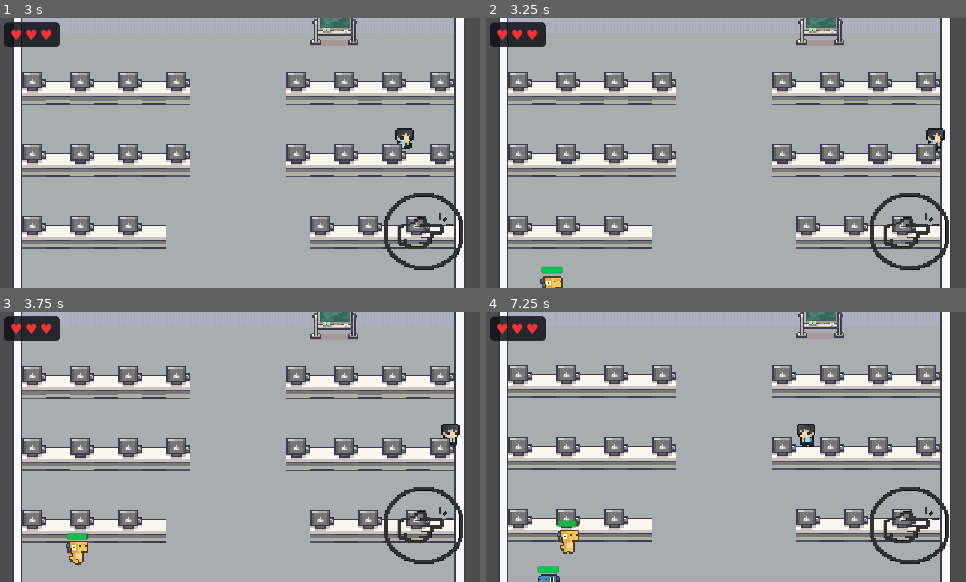
Above: before the commit, frames 1-4 (two rows, left to right).
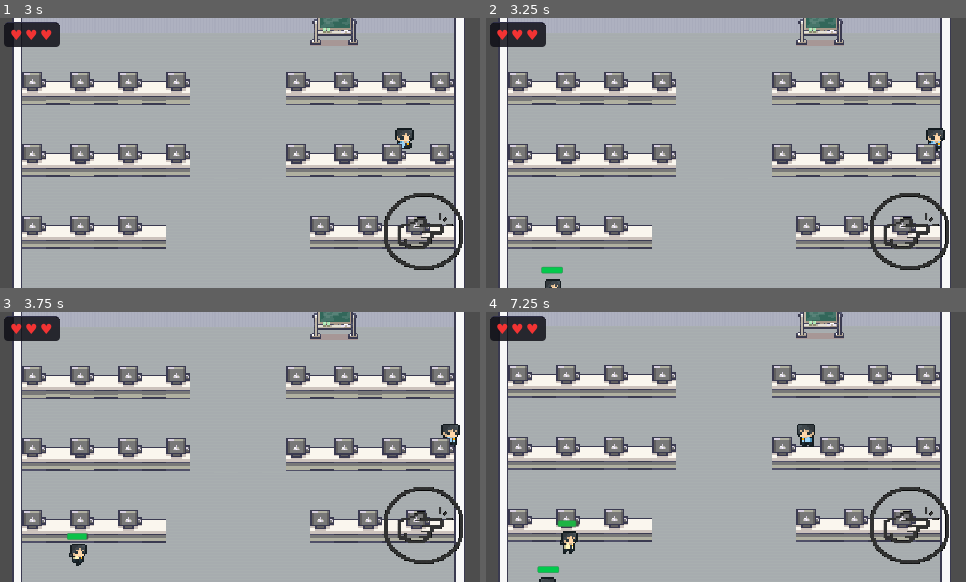
Above: after the commit, the same moments.

Repository: Raikosuu/Full-Tech-Panic_Public
Game: Godot game, scene res://scenes/main_menu.tscn
Two runs of this game, one before a commit and one after it. Both use one fixed random seed, a clock stepped at 60 frames per second and the inputs below.
Inputs (mouse positions are in pixels of both pictures, inside the frame that each line leads up to):
- Up to frame 1 (3 s): click "Play" at 0.5 s; tap Enter at 1.25 s; move the mouse to (345, 139) at 1.27 s; hold D (move_right) 1.28-2 s; hold E (interact) 1.28-2 s; click (345, 139) at 1.42 s; tap Space at 1.52 s; drag from (144, 166) to (33, 117) at 2.02 s; move the mouse to (288, 93) at 2.77 s; hold D (move_right) from 2.78 s (still down); tap Z at 2.85 s
- Up to frame 2 (3.25 s): keep holding D (move_right)
- Up to frame 3 (3.75 s): release D (move_right) at 3.5 s; drag from (216, 501) to (81, 411) at 3.52 s
- Up to frame 4 (7.25 s): move the mouse to (870, 487) at 4.27 s; hold A (move_left) 4.28-5 s; tap Enter at 4.35 s; tap Space at 4.52 s; drag from (582, 406) to (879, 411) at 5.02 s; move the mouse to (750, 447) at 5.77 s; hold S (move_down) 5.78-6.5 s; hold E (interact) 5.78-6.5 s; click (750, 447) at 5.92 s; drag from (654, 379) to (831, 409) at 6.52 s

Frame 1 is identical in both runs. In frame 2, 0.2% of the frame differs, in the area x 11-17%, y 95-100%; in frame 3, 0.3%; in frame 4, 0.4%, in the area x 10-20%, y 80-100%.

Commit message:
Imported new NPC sprites

Diff:
--- a/scenes/npc_1.tscn
+++ b/scenes/npc_1.tscn
@@ -1,56 +1,67 @@
 [gd_scene format=3 uid="uid://2ueng3iip43a"]
 
-[ext_resource type="Texture2D" uid="uid://ch3yjsway5b7f" path="res://assets/character/DinoSprites - tard.png" id="1_8dm1u"]
 [ext_resource type="Script" uid="uid://pwigievipai2" path="res://scripts/npc_1.gd" id="1_ttshn"]
+[ext_resource type="Texture2D" uid="uid://vyjw46n7ay0r" path="res://assets/character/NPC_2.png" id="2_rga5l"]
 [ext_resource type="PackedScene" uid="uid://cgu8yawlh8ece" path="res://scenes/patience_bar.tscn" id="3_rga5l"]
 
-[sub_resource type="AtlasTexture" id="AtlasTexture_8dm1u"]
-atlas = ExtResource("1_8dm1u")
+[sub_resource type="AtlasTexture" id="AtlasTexture_3w2wa"]
+atlas = ExtResource("2_rga5l")
 region = Rect2(0, 0, 24, 24)
 
-[sub_resource type="AtlasTexture" id="AtlasTexture_ttshn"]
-atlas = ExtResource("1_8dm1u")
+[sub_resource type="AtlasTexture" id="AtlasTexture_xr7qm"]
+atlas = ExtResource("2_rga5l")
 region = Rect2(24, 0, 24, 24)
 
-[sub_resource type="AtlasTexture" id="AtlasTexture_rga5l"]
-atlas = ExtResource("1_8dm1u")
+[sub_resource type="AtlasTexture" id="AtlasTexture_tr1an"]
+atlas = ExtResource("2_rga5l")
 region = Rect2(48, 0, 24, 24)
 
-[sub_resource type="AtlasTexture" id="AtlasTexture_3w2wa"]
-atlas = ExtResource("1_8dm1u")
+[sub_resource type="AtlasTexture" id="AtlasTexture_3nhbe"]
+atlas = ExtResource("2_rga5l")
+region = Rect2(72, 0, 24, 24)
+
+[sub_resource type="AtlasTexture" id="AtlasTexture_t131i"]
+atlas = ExtResource("2_rga5l")
 region = Rect2(96, 0, 24, 24)
 
-[sub_resource type="AtlasTexture" id="AtlasTexture_xr7qm"]
-atlas = ExtResource("1_8dm1u")
+[sub_resource type="AtlasTexture" id="AtlasTexture_56e07"]
+atlas = ExtResource("2_rga5l")
 region = Rect2(120, 0, 24, 24)
 
-[sub_resource type="AtlasTexture" id="AtlasTexture_tr1an"]
-atlas = ExtResource("1_8dm1u")
+[sub_resource type="AtlasTexture" id="AtlasTexture_3hym5"]
+atlas = ExtResource("2_rga5l")
 region = Rect2(144, 0, 24, 24)
 
-[sub_resource type="AtlasTexture" id="AtlasTexture_3nhbe"]
-atlas = ExtResource("1_8dm1u")
+[sub_resource type="AtlasTexture" id="AtlasTexture_tbgh4"]
+atlas = ExtResource("2_rga5l")
 region = Rect2(168, 0, 24, 24)
 
-[sub_resource type="AtlasTexture" id="AtlasTexture_t131i"]
-atlas = ExtResource("1_8dm1u")
+[sub_resource type="AtlasTexture" id="AtlasTexture_u2bb1"]
+atlas = ExtResource("2_rga5l")
 region = Rect2(192, 0, 24, 24)
 
-[sub_resource type="AtlasTexture" id="AtlasTexture_56e07"]
-atlas = ExtResource("1_8dm1u")
+[sub_resource type="AtlasTexture" id="AtlasTexture_5ipnd"]
+atlas = ExtResource("2_rga5l")
 region = Rect2(216, 0, 24, 24)
+
+[sub_resource type="AtlasTexture" id="AtlasTexture_qxjns"]
+atlas = ExtResource("2_rga5l")
+region = Rect2(240, 0, 24, 24)
 
 [sub_resource type="SpriteFrames" id="SpriteFrames_3hym5"]
 animations = [{
 "frames": [{
 "duration": 1.0,
-"texture": SubResource("AtlasTexture_8dm1u")
-}, {
-"duration": 1.0,
-"texture": SubResource("AtlasTexture_ttshn")
-}, {
-"duration": 1.0,
-"texture": SubResource("AtlasTexture_rga5l")
+"texture": SubResource("AtlasTexture_3w2wa")
+}, {
+"duration": 1.0,
+"texture": SubResource("AtlasTexture_xr7qm")
+}, {
+"duration": 1.0,
+"texture": SubResource("AtlasTexture_tr1an")
+}, {
+"duration": 1.0,
+"texture": SubResource("AtlasTexture_3nhbe")
 }],
 "loop": true,
 "name": &"idle",
@@ -58,22 +69,25 @@
 }, {
 "frames": [{
 "duration": 1.0,
-"texture": SubResource("AtlasTexture_3w2wa")
-}, {
-"duration": 1.0,
-"texture": SubResource("AtlasTexture_xr7qm")
-}, {
-"duration": 1.0,
-"texture": SubResource("AtlasTexture_tr1an")
-}, {
-"duration": 1.0,
-"texture": SubResource("AtlasTexture_3nhbe")
-}, {
-"duration": 1.0,
 "texture": SubResource("AtlasTexture_t131i")
 }, {
 "duration": 1.0,
 "texture": SubResource("AtlasTexture_56e07")
+}, {
+"duration": 1.0,
+"texture": SubResource("AtlasTexture_3hym5")
+}, {
+"duration": 1.0,
+"texture": SubResource("AtlasTexture_tbgh4")
+}, {
+"duration": 1.0,
+"texture": SubResource("AtlasTexture_u2bb1")
+}, {
+"duration": 1.0,
+"texture": SubResource("AtlasTexture_5ipnd")
+}, {
+"duration": 1.0,
+"texture": SubResource("AtlasTexture_qxjns")
 }],
 "loop": true,
 "name": &"walk",
@@ -159,9 +173,8 @@
 [node name="AnimatedSprite2D" type="AnimatedSprite2D" parent="." unique_id=1986938942]
 position = Vector2(0, -9)
 sprite_frames = SubResource("SpriteFrames_3hym5")
-animation = &"idle"
+animation = &"walk"
 autoplay = "idle"
-frame_progress = 0.12299287
 
 [node name="CollisionShape2D" type="CollisionShape2D" parent="." unique_id=1272164168]
 position = Vector2(0, -5)
--- a/scenes/npc_2.tscn
+++ b/scenes/npc_2.tscn
@@ -1,56 +1,67 @@
 [gd_scene format=3 uid="uid://c3lu63bdshme1"]
 
 [ext_resource type="Script" uid="uid://cxxb1w477yjce" path="res://scripts/npc_2.gd" id="1_23bb0"]
-[ext_resource type="Texture2D" uid="uid://b4j0mmhcdfwc1" path="res://assets/character/DinoSprites - doux.png" id="2_23bb0"]
+[ext_resource type="Texture2D" uid="uid://b7gaq1snlb3pm" path="res://assets/character/NPC_1.png" id="2_qchs1"]
 [ext_resource type="PackedScene" uid="uid://cgu8yawlh8ece" path="res://scenes/patience_bar.tscn" id="3_8v6sq"]
 
+[sub_resource type="AtlasTexture" id="AtlasTexture_362ta"]
+atlas = ExtResource("2_qchs1")
+region = Rect2(0, 0, 24, 24)
+
+[sub_resource type="AtlasTexture" id="AtlasTexture_i1540"]
+atlas = ExtResource("2_qchs1")
+region = Rect2(24, 0, 24, 24)
+
+[sub_resource type="AtlasTexture" id="AtlasTexture_oenqi"]
+atlas = ExtResource("2_qchs1")
+region = Rect2(48, 0, 24, 24)
+
+[sub_resource type="AtlasTexture" id="AtlasTexture_cnqau"]
+atlas = ExtResource("2_qchs1")
+region = Rect2(72, 0, 24, 24)
+
 [sub_resource type="AtlasTexture" id="AtlasTexture_8v6sq"]
-atlas = ExtResource("2_23bb0")
-region = Rect2(0, 0, 24, 24)
+atlas = ExtResource("2_qchs1")
+region = Rect2(96, 0, 24, 24)
 
 [sub_resource type="AtlasTexture" id="AtlasTexture_qchs1"]
-atlas = ExtResource("2_23bb0")
-region = Rect2(24, 0, 24, 24)
-
-[sub_resource type="AtlasTexture" id="AtlasTexture_362ta"]
-atlas = ExtResource("2_23bb0")
-region = Rect2(48, 0, 24, 24)
+atlas = ExtResource("2_qchs1")
+region = Rect2(120, 0, 24, 24)
 
 [sub_resource type="AtlasTexture" id="AtlasTexture_2dwi7"]
-atlas = ExtResource("2_23bb0")
-region = Rect2(96, 0, 24, 24)
+atlas = ExtResource("2_qchs1")
+region = Rect2(144, 0, 24, 24)
 
 [sub_resource type="AtlasTexture" id="AtlasTexture_288er"]
-atlas = ExtResource("2_23bb0")
-region = Rect2(120, 0, 24, 24)
+atlas = ExtResource("2_qchs1")
+region = Rect2(168, 0, 24, 24)
 
 [sub_resource type="AtlasTexture" id="AtlasTexture_ekfb8"]
-atlas = ExtResource("2_23bb0")
-region = Rect2(144, 0, 24, 24)
+atlas = ExtResource("2_qchs1")
+region = Rect2(192, 0, 24, 24)
 
 [sub_resource type="AtlasTexture" id="AtlasTexture_ltk5q"]
-atlas = ExtResource("2_23bb0")
-region = Rect2(168, 0, 24, 24)
+atlas = ExtResource("2_qchs1")
+region = Rect2(216, 0, 24, 24)
 
 [sub_resource type="AtlasTexture" id="AtlasTexture_0g8wq"]
-atlas = ExtResource("2_23bb0")
-region = Rect2(192, 0, 24, 24)
-
-[sub_resource type="AtlasTexture" id="AtlasTexture_intam"]
-atlas = ExtResource("2_23bb0")
-region = Rect2(216, 0, 24, 24)
+atlas = ExtResource("2_qchs1")
+region = Rect2(240, 0, 24, 24)
 
 [sub_resource type="SpriteFrames" id="SpriteFrames_i1540"]
 animations = [{
 "frames": [{
 "duration": 1.0,
-"texture": SubResource("AtlasTexture_8v6sq")
-}, {
-"duration": 1.0,
-"texture": SubResource("AtlasTexture_qchs1")
-}, {
-"duration": 1.0,
 "texture": SubResource("AtlasTexture_362ta")
+}, {
+"duration": 1.0,
+"texture": SubResource("AtlasTexture_i1540")
+}, {
+"duration": 1.0,
+"texture": SubResource("AtlasTexture_oenqi")
+}, {
+"duration": 1.0,
+"texture": SubResource("AtlasTexture_cnqau")
 }],
 "loop": true,
 "name": &"idle",
@@ -58,6 +69,12 @@
 }, {
 "frames": [{
 "duration": 1.0,
+"texture": SubResource("AtlasTexture_8v6sq")
+}, {
+"duration": 1.0,
+"texture": SubResource("AtlasTexture_qchs1")
+}, {
+"duration": 1.0,
 "texture": SubResource("AtlasTexture_2dwi7")
 }, {
 "duration": 1.0,
@@ -71,9 +88,6 @@
 }, {
 "duration": 1.0,
 "texture": SubResource("AtlasTexture_0g8wq")
-}, {
-"duration": 1.0,
-"texture": SubResource("AtlasTexture_intam")
 }],
 "loop": true,
 "name": &"walk",
@@ -161,7 +175,7 @@
 sprite_frames = SubResource("SpriteFrames_i1540")
 animation = &"idle"
 autoplay = "idle"
-frame_progress = 0.6068859
+frame_progress = 0.8963663
 
 [node name="CollisionShape2D" type="CollisionShape2D" parent="." unique_id=746990571]
 position = Vector2(0, -5)
Binary file added: assets/character/NPC_1.png
Not shown, added: assets/character/NPC_1.png.import
Binary file added: assets/character/NPC_2.png
Not shown, added: assets/character/NPC_2.png.import
